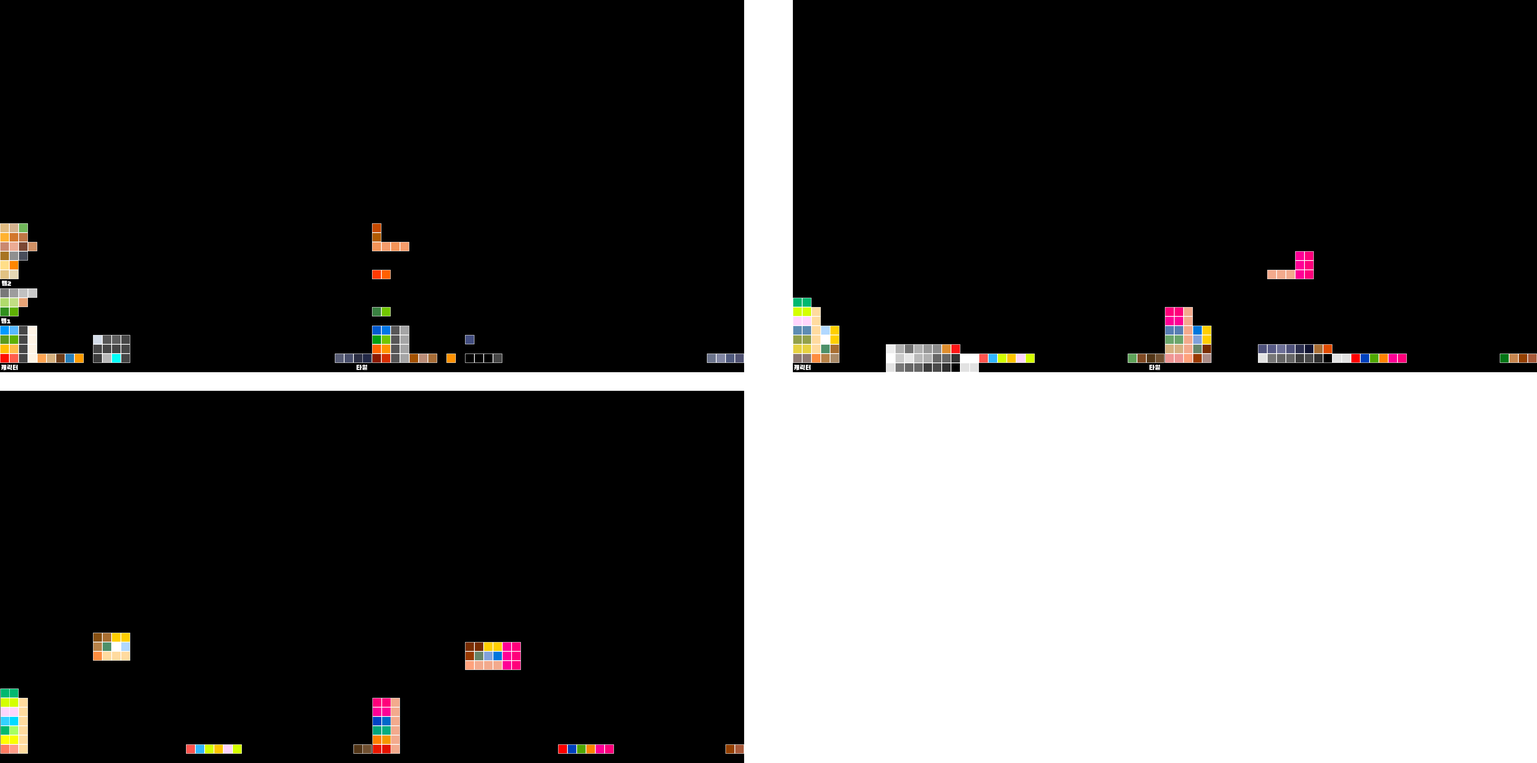
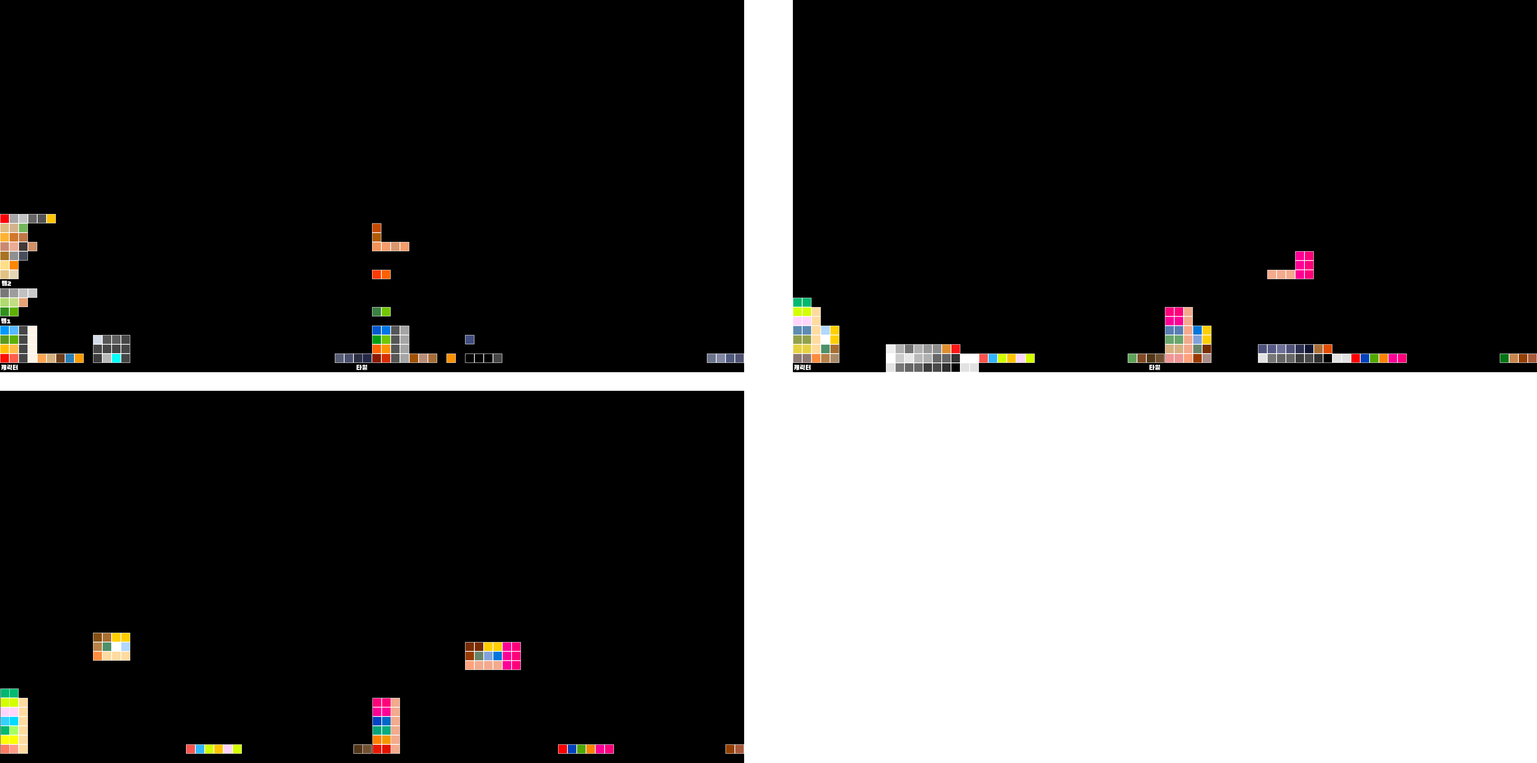
Before/after of a (1537, 763) layered artwork. What changed in the layer stack:
painted on "사각형 1 복사 72" over [391, 242, 400, 251]
painted on "사각형 1 복사 71" over [18, 242, 28, 251]
added layer "사각형 1 복사 74" (1st of 3, in "Block-BM") in group "Block-BM" over [46, 213, 56, 224]
added layer "사각형 1 복사 74" (2nd of 3, in "Block-BM") in group "Block-BM" over [37, 213, 47, 224]
added layer "사각형 1 복사 74" (3rd of 3, in "Block-BM") in group "Block-BM" over [27, 213, 38, 224]
added layer "사각형 1 복사 73" (1st of 3, in "Block-BM") in group "Block-BM" over [18, 213, 28, 224]
added layer "사각형 1 복사 73" (2nd of 3, in "Block-BM") in group "Block-BM" over [9, 213, 19, 224]
added layer "사각형 1 복사 73" (3rd of 3, in "Block-BM") in group "Block-BM" over [0, 213, 10, 224]
